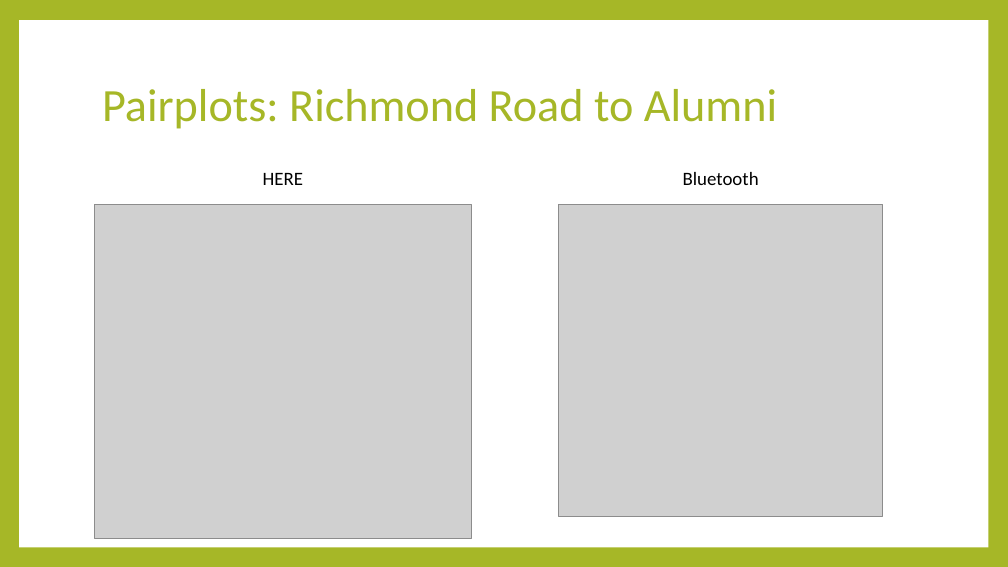
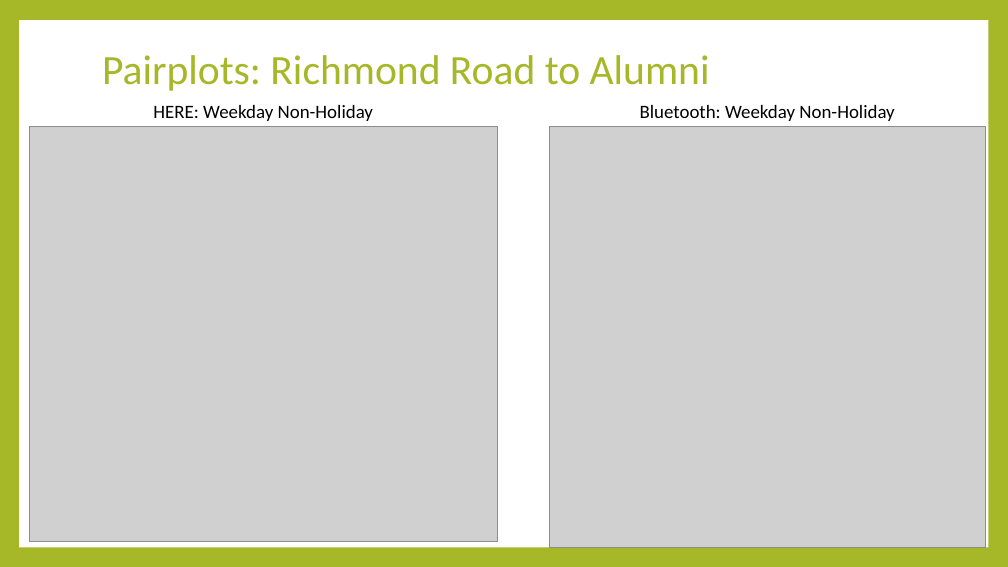
Before and after one commit to jdbr223/ce599-s17, a slide deck: slide 11 of CE599_JB_Project/A Comparative Study of GPS and Bluetooth Speed Data ALong Man O War Boulevard.pptx (slide 8 before the commit). Drawn at 1008x567 pixels with LibreOffice and Linux fonts; fonts in the diff are those of the drawing; grey boxes stand for pictures. Boxes give left, top, right and bottom in pixels: in the first picture for what was removed or moved away, otherwise in the second. Text is boxed around its words. In the diff, an @@ line names an element or a change of style, - is before the commit and + after.

```diff
--- a/CE599_JB_Project/A Comparative Study of GPS and Bluetooth Speed Data ALong Man O War Boulevard.pptx
+++ b/CE599_JB_Project/A Comparative Study of GPS and Bluetooth Speed Data ALong Man O War Boulevard.pptx
@@ title "Pairplots: Richmond Road to Alumni" at bbox=[102, 55, 710, 91]: size 44 to 39.6 pt @@
@@ text at bbox=[153, 105, 373, 121]: text changed @@
-HERE
+HERE: Weekday Non-Holiday
@@ text at bbox=[640, 105, 894, 121]: text changed @@
-Bluetooth
+Bluetooth: Weekday Non-Holiday
@@ picture: place and size @@
-picture at bbox=[95, 204, 471, 538]
+picture at bbox=[29, 127, 498, 542]
@@ picture: place and size @@
-picture at bbox=[559, 204, 882, 516]
+picture at bbox=[549, 127, 985, 547]
```
Also in this commit, not shown: 9 other slides changed, 2 slides added, 1 slide removed.
